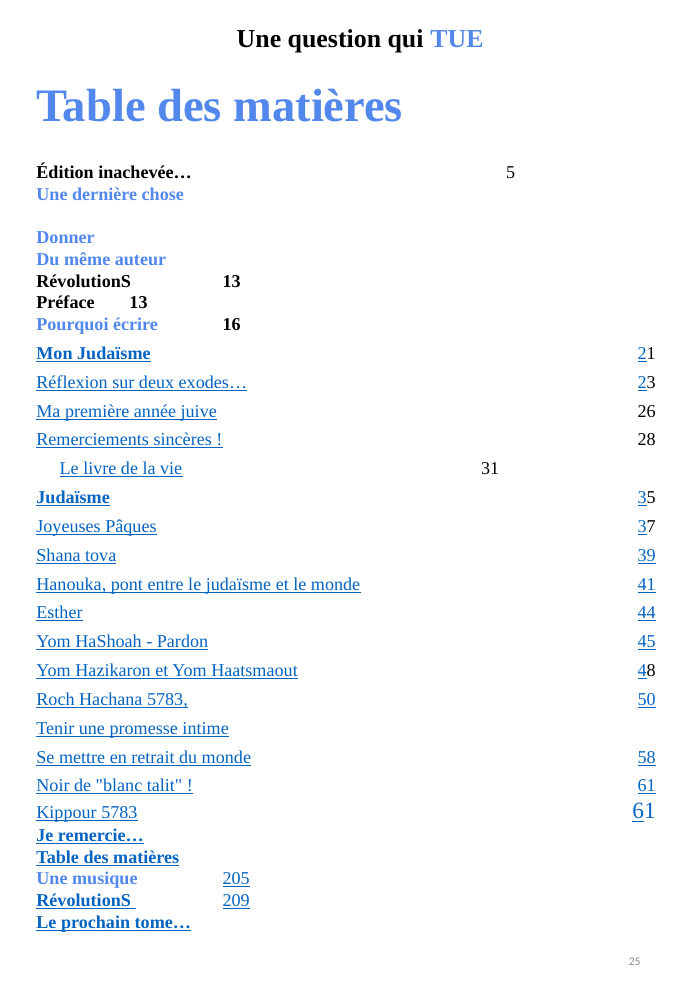
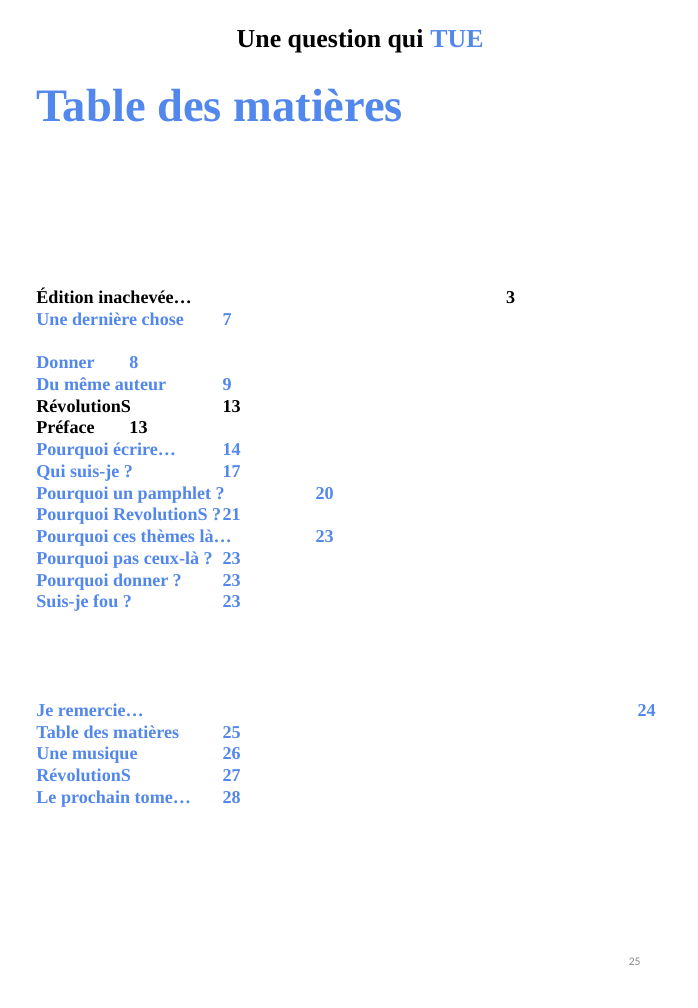
Before and after one commit to BenjaminLOUIS84/e_commerce, a slide deck: slide 25 of e_commerce/public/ppsx/tome0.ppsx. Drawn at 698x1008 pixels with LibreOffice and Linux fonts; fonts in the diff are those of the drawing. Boxes give left, top, right and bottom in pixels: in the first picture for what was removed or moved away, otherwise in the second. Text is boxed around its words. In the diff, an @@ line names an element or a change of style, - is before the commit and + after.

Commit message:
MAJ

```diff
--- a/e_commerce/public/ppsx/tome0.ppsx
+++ b/e_commerce/public/ppsx/tome0.ppsx
@@ text "Édition inachevée… 3": place and size @@
-text "Édition inachevée… 3" at [36,164,656,932]
+text "Édition inachevée… 3" at [36,290,241,807]
@@ text at [36,290,232,390]: text changed @@
-Édition inachevée… 5
-Une dernière chose
-Donner
-Du même auteur
+Édition inachevée… 3
+Une dernière chose 7
+Donner 8
+Du même auteur 9
@@ text at [36,442,241,807]: text changed; text colour #0563C1 to #5287EB; bold on @@
-Pourquoi écrire 16
-Mon Judaïsme 21
-Réflexion sur deux exodes… 23
-Ma première année juive 26
-Remerciements sincères ! 28
-Le livre de la vie 31
-Judaïsme 35
-Joyeuses Pâques 37
-Shana tova 39
-Hanouka, pont entre le judaïsme et le monde 41
-Esther 44
-Yom HaShoah - Pardon 45
-Yom Hazikaron et Yom Haatsmaout 48
-Roch Hachana 5783, 50
-Tenir une promesse intime
-Se mettre en retrait du monde 58
-Noir de "blanc talit" ! 61
-Kippour 5783 61
-Je remercie…
-Table des matières
-Une musique 205
-RévolutionS 209
-Le prochain tome…
+Pourquoi écrire… 14
+Qui suis-je ? 17
+Pourquoi un pamphlet ? 20
+Pourquoi RevolutionS ? 21
+Pourquoi ces thèmes là… 23
+Pourquoi pas ceux-là ? 23
+Pourquoi donner ? 23
+Suis-je fou ? 23
+Je remercie… 24
+Table des matières 25
+Une musique 26
+RévolutionS 27
+Le prochain tome… 28
```
